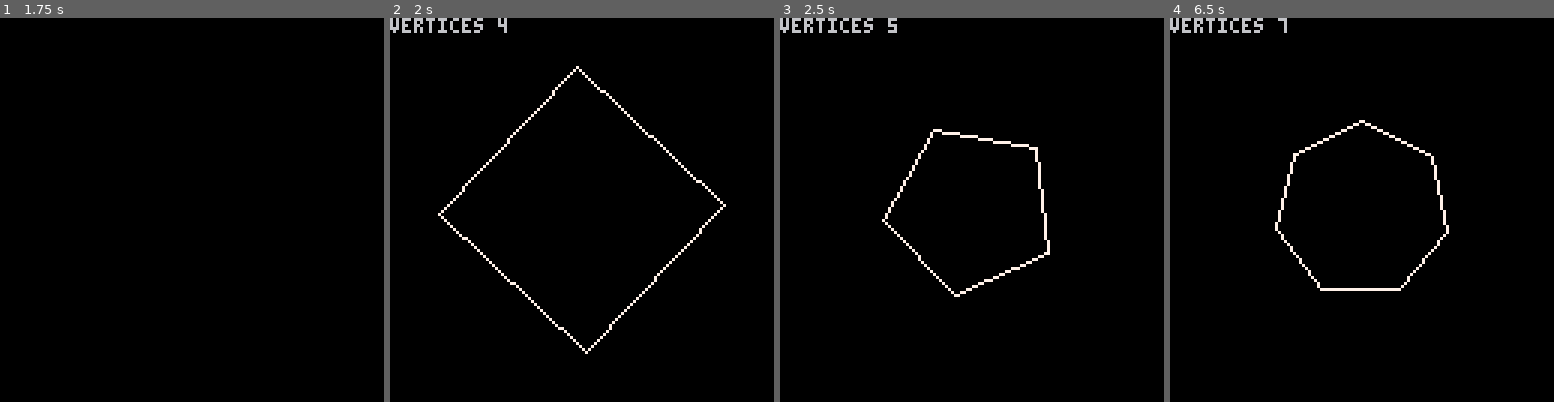
Above: before the commit, frames 1-4 (left to right).
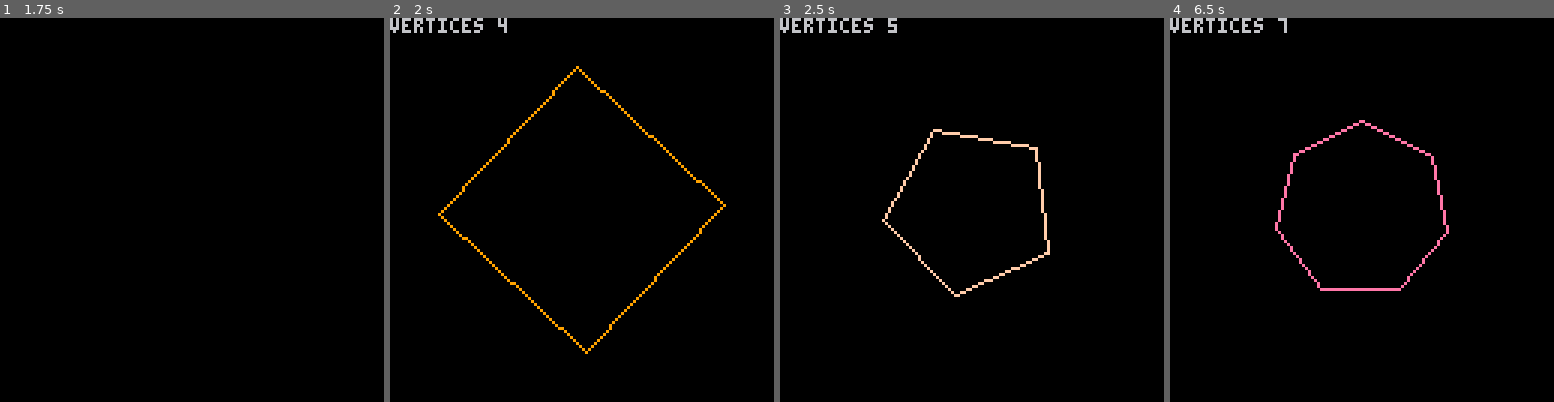
Above: after the commit, the same moments.

Repository: CRBroughton/pico-particles
Game: PICO-8 cartridge pico-particles.p8
The game is run twice, just before and just after one commit, with the same random seed, the same clock (stepped at 60 frames per second) and the same inputs.
Inputs:
- Up to frame 1 (1.75 s): tap X (X key) at 0.33, 1.07 s; tap O (Z key) at 0.7, 1.7 s; hold Right from 1.6 s (still down)
- Up to frame 2 (2 s): keep holding Right; tap X (X key) at 1.85 s
- Up to frame 3 (2.5 s): release Right at 2.1 s; tap O (Z key) at 2.1 s; hold Up 2.15-2.42 s; hold Right from 2.47 s (still down)
- Up to frame 4 (6.5 s): tap O (Z key) every 0.4 s from 2.5 to 6.1 s; tap X (X key) every 1.12 s from 2.97 to 6.32 s; release Right at 3.03 s; hold Left 3.08-3.58 s; hold Down 3.63-3.97 s; hold Right 4.02-4.68 s; hold Up 4.73-5.03 s; hold Left 5.08-5.68 s; hold Down 5.73-6.03 s; hold Right from 6.08 s (still down)

Frame 1 is identical in both runs. In frame 2, 1.2% of the frame differs, in the area x 12-88%, y 12-88%; in frame 3, 0.9%; in frame 4, 1.0%.

Commit message:
feat: :sparkles: random colours on the polygons lines

Diff:
--- a/polygon.lua
+++ b/polygon.lua
@@ -9,6 +9,7 @@
 polygon = {}
 polygon.new = function()
     local self = {
+        frameCount = 0,
         points = {},
         vertices = 3, -- number of polygon self.vertices
         rotationSpeed = 1 / 8, -- rotation speed
@@ -29,11 +30,12 @@
 
     function self.draw()
         cls()
+        self.frameCount += 1
         for i = 1, #self.points do
             local p1, p2 = self.points[i], self.points[i + 1]
             -- connect last & first point
             if (i == #self.points) p2 = self.points[1]
-            line(p1.x, p1.y, p2.x, p2.y, 7)
+            line(p1.x, p1.y, p2.x, p2.y, self.frameCount%8+8)
         end
         color() cursor()
         print("vertices ".. self.vertices)
